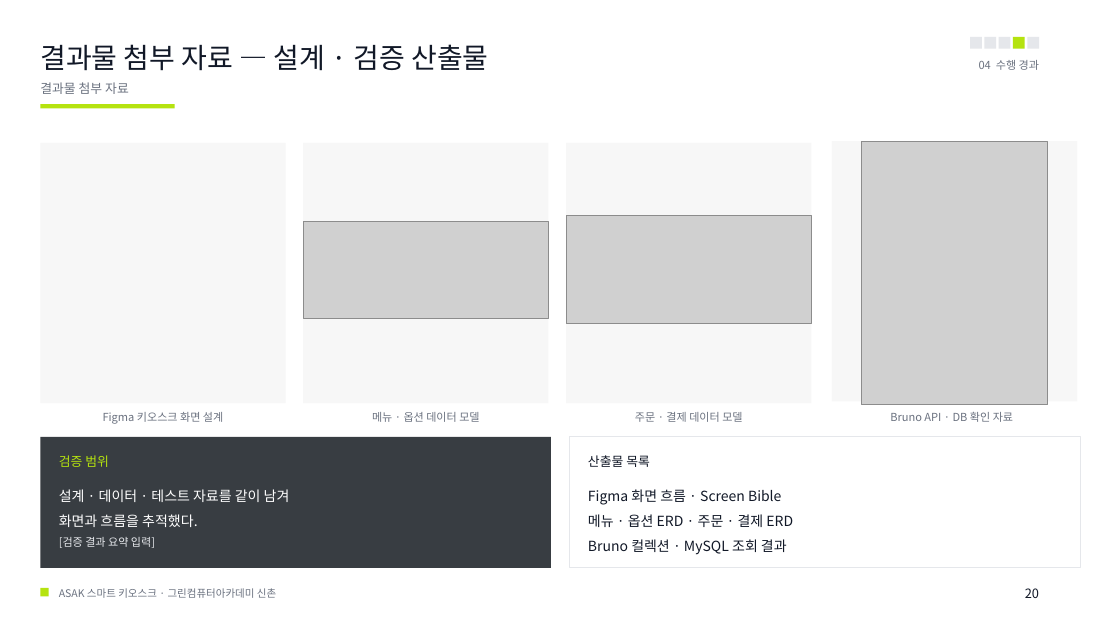
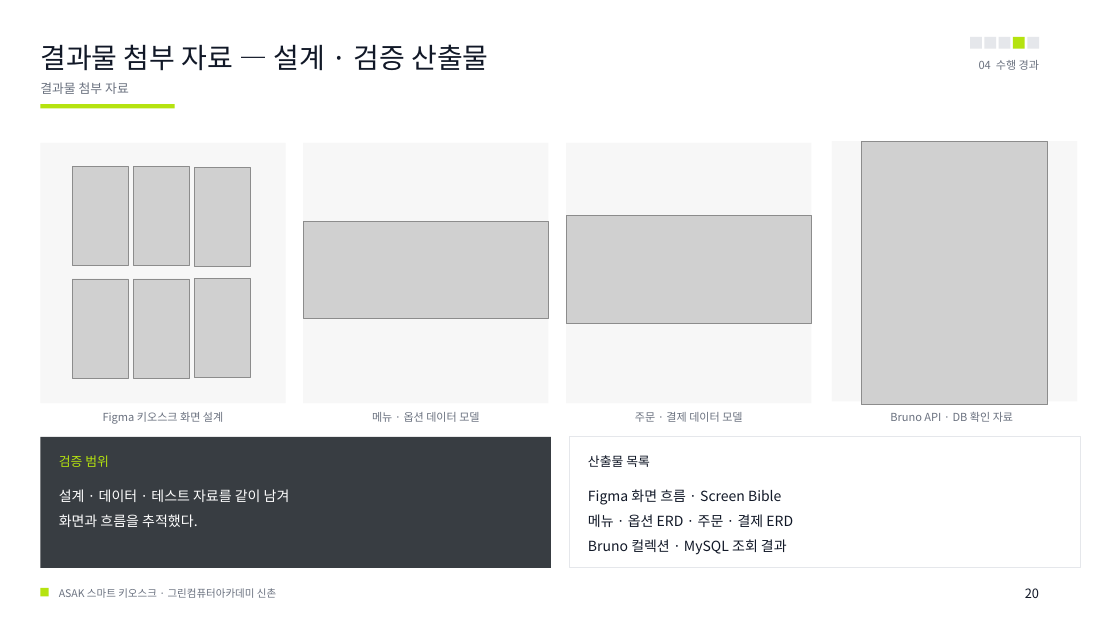
Before and after one commit to hagenie128/ASAK, a slide deck: slide 20 of docs/00_presentation/00_ppt/ASAK_샐러드_스마트키오스크_수정3_20260811.pptx. Drawn at 1120x630 pixels with LibreOffice and Linux fonts; fonts in the diff are those of the drawing; grey boxes stand for pictures. Boxes give left, top, right and bottom in pixels: in the first picture for what was removed or moved away, otherwise in the second. Text is boxed around its words. In the diff, an @@ line names an element or a change of style, - is before the commit and + after.

Commit message:
docs: ASAK 발표자료 수정본 업데이트

```diff
--- a/docs/00_presentation/00_ppt/ASAK_샐러드_스마트키오스크_수정3_20260811.pptx
+++ b/docs/00_presentation/00_ppt/ASAK_샐러드_스마트키오스크_수정3_20260811.pptx
@@ picture added at bbox=[72, 166, 128, 266] @@
@@ picture added at bbox=[134, 166, 189, 266] @@
@@ picture added at bbox=[195, 168, 250, 267] @@
@@ picture added at bbox=[72, 279, 128, 378] @@
@@ picture added at bbox=[134, 279, 189, 378] @@
@@ picture added at bbox=[195, 278, 250, 377] @@
@@ text removed at bbox=[59, 537, 155, 548] @@
-[검증 결과 요약 입력]
```
